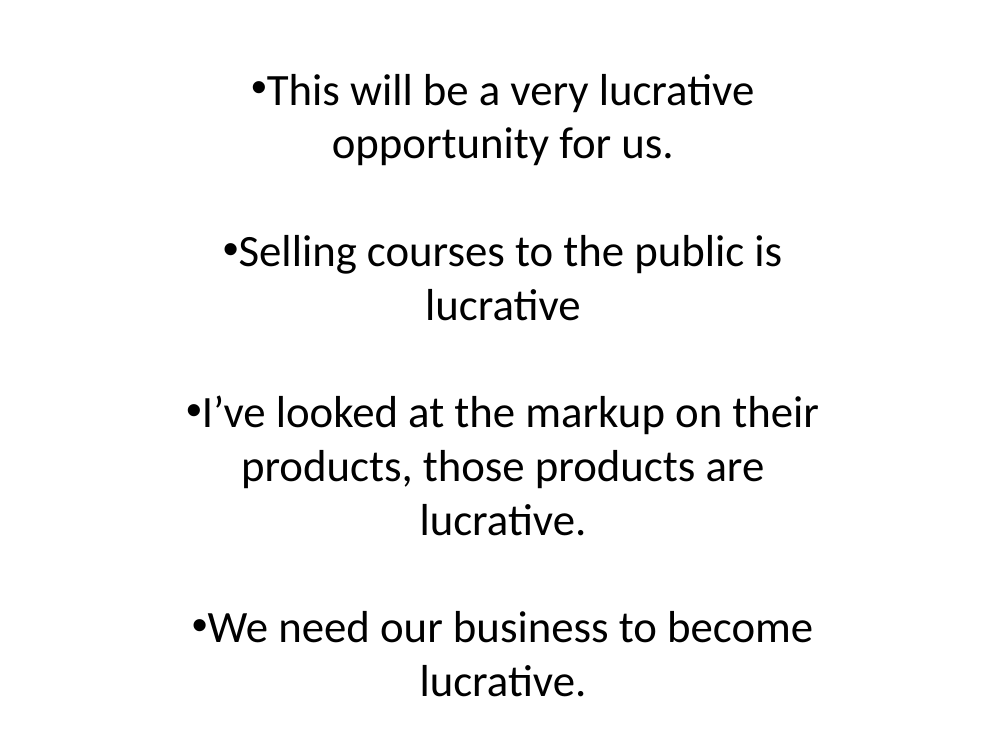
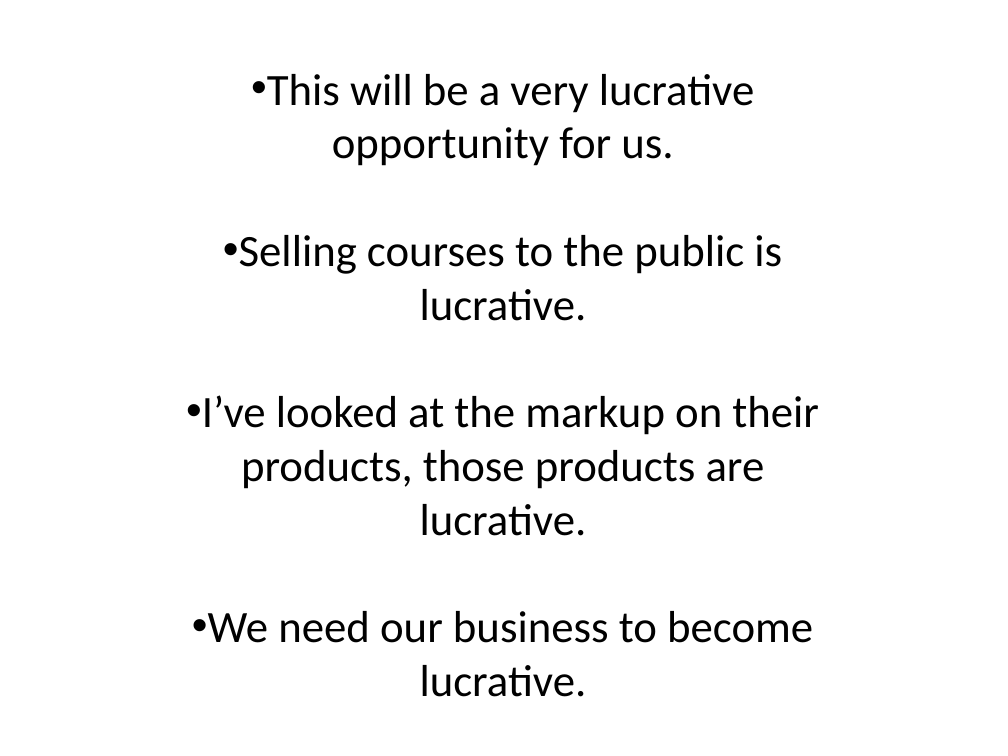
Before and after one commit to YusefQuinlan/BusinessEnglish, a slide deck: slide 8 of BusinessAdjectives3.pptx. Drawn at 1008x756 pixels with LibreOffice and Linux fonts; fonts in the diff are those of the drawing. Boxes give left, top, right and bottom in pixels: in the first picture for what was removed or moved away, otherwise in the second. Text is boxed around its words. In the diff, an @@ line names an element or a change of style, - is before the commit and + after.

```diff
--- a/BusinessAdjectives3.pptx
+++ b/BusinessAdjectives3.pptx
@@ subtitle at box(239, 235, 782, 321): text changed @@
-• Selling courses to the public is lucrative
+• Selling courses to the public is lucrative.
```
Also in this commit, not shown: 1 other slide changed, 2 other files.
